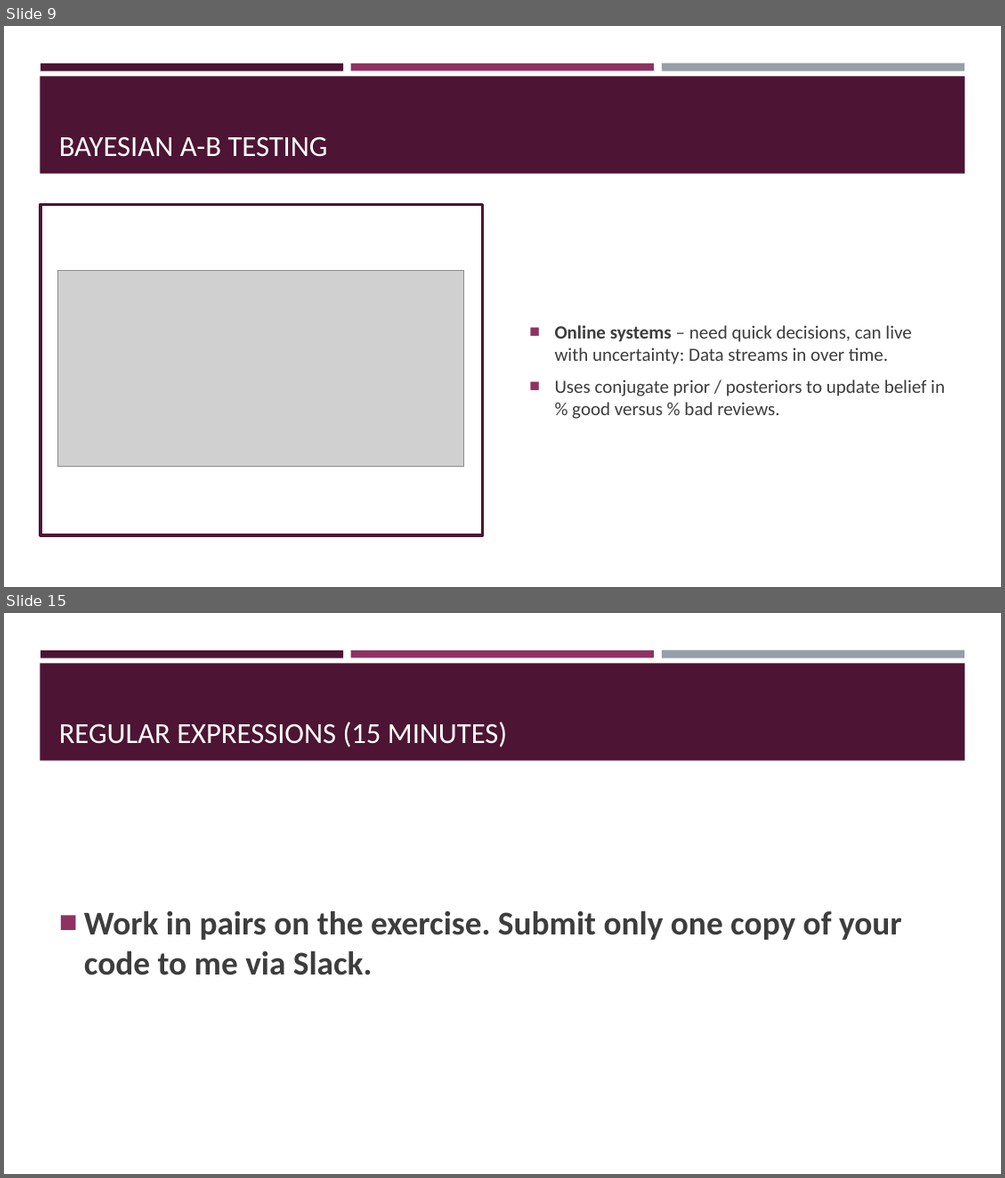
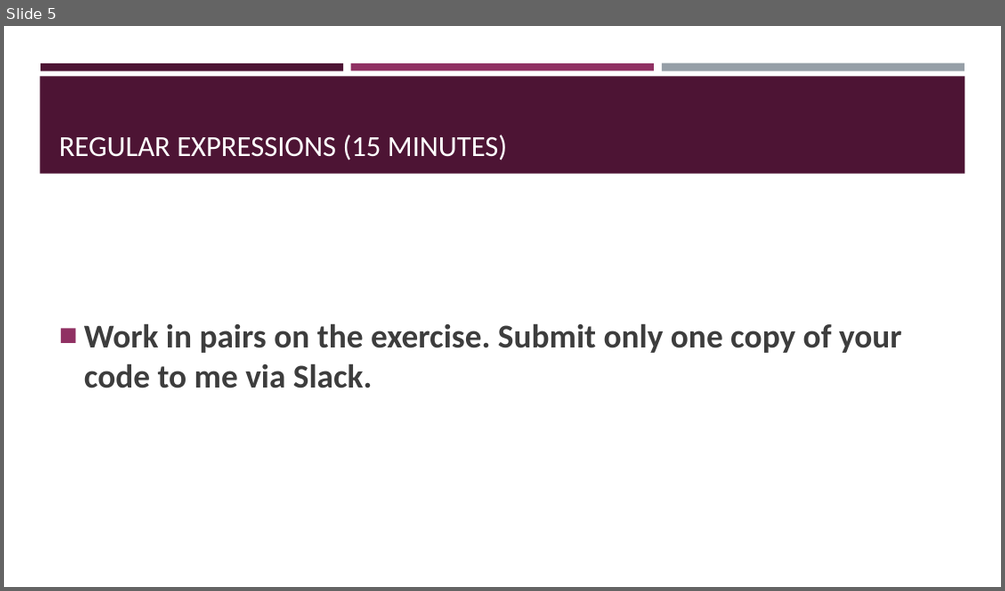
Before and after one commit to VarunDS/dso-599-text-analytics-nlp, a slide deck: week4/slides.pptx. Shown one above the other, each under a label of ours: slides 9 and 15 before the commit, slide 5 after it; the slides between them are not shown. The pictures are 1005x1178 and 1005x591 pixels, drawn with LibreOffice and Linux fonts; fonts in the diff are those of the drawing; grey boxes stand for pictures. Boxes give left, top, right and bottom in pixels: in the first picture for what was removed or moved away, otherwise in the second. Text is boxed around its words. In the diff, an @@ line names an element or a change of style, - is before the commit and + after.

```diff
--- a/week4/slides.pptx
+++ b/week4/slides.pptx
@@ slide 9 removed at (4, 26, 1001, 587), background #FFFFFF; not listed: 4 template elements that a slide beside it also shows @@
@@ title removed at (59, 136, 328, 157) @@
-BAYESIAN A-B TESTING
@@ rectangle removed at (40, 204, 483, 534) @@
@@ picture removed at (57, 270, 464, 467) @@
@@ text removed at (555, 325, 945, 418) @@
-■ Online systems – need quick decisions, can live with uncertainty: Data streams in over time.
-■ Uses conjugate prior / posteriors to update belief in % good versus % bad reviews.
@@ what was slide 15 is now slide 5 @@
```
Also in this commit, not shown: 4 slides changed, 9 other slides removed, 3 other files.
